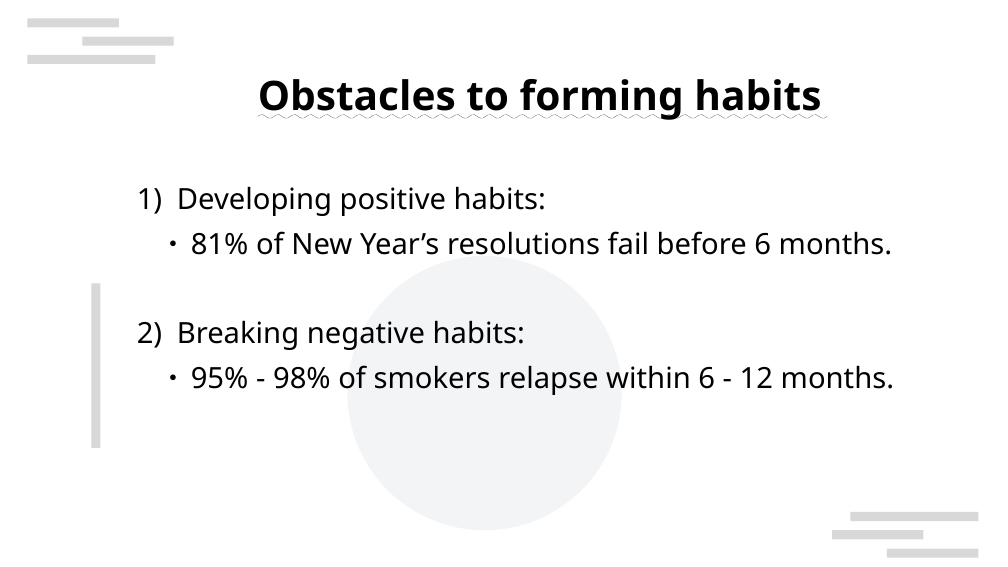
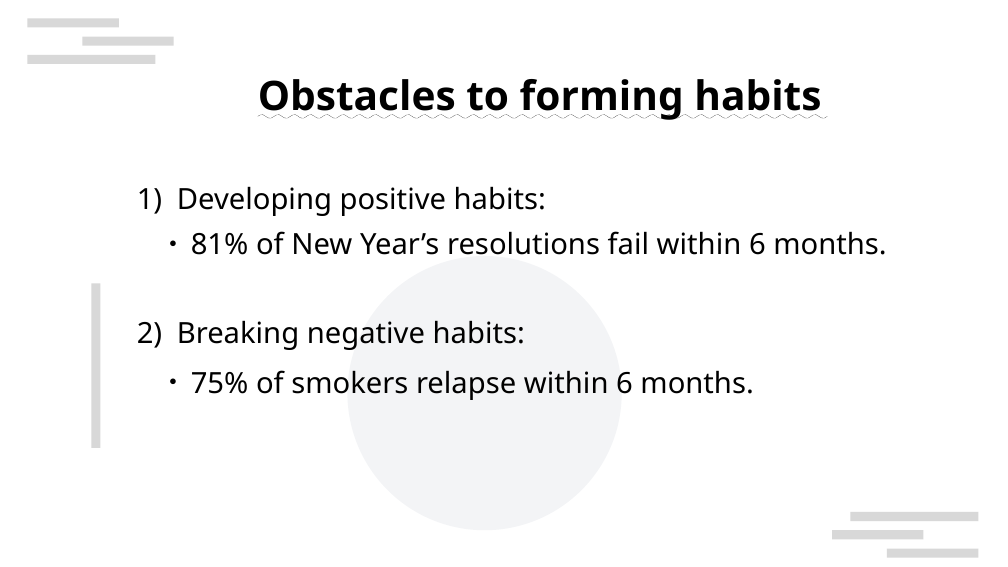
Before and after one commit to RealChoki/HTW-Notes, a slide deck: slide 4 of Semester 4/Englisch/HabitNow!.odp. Drawn at 1008x567 pixels with LibreOffice and Linux fonts; fonts in the diff are those of the drawing; background and template pictures are left out. Boxes give left, top, right and bottom in pixels: in the first picture for what was removed or moved away, otherwise in the second. Text is boxed around its words. In the diff, an @@ line names an element or a change of style, - is before the commit and + after.

```diff
--- a/Semester 4/Englisch/HabitNow!.odp
+++ b/Semester 4/Englisch/HabitNow!.odp
@@ text at bbox=[191, 231, 886, 255]: text changed @@
-    ● 81% of New Year’s resolutions fail before 6 months.
+    ● 81% of New Year’s resolutions fail within 6 months.
@@ text at bbox=[191, 370, 753, 400]: text changed @@
-    ● 95% - 98% of smokers relapse within 6 - 12 months.
+    ● 75% of smokers relapse within 6 months.
```
Also in this commit, not shown: 1 other slide changed, 2 other files.
